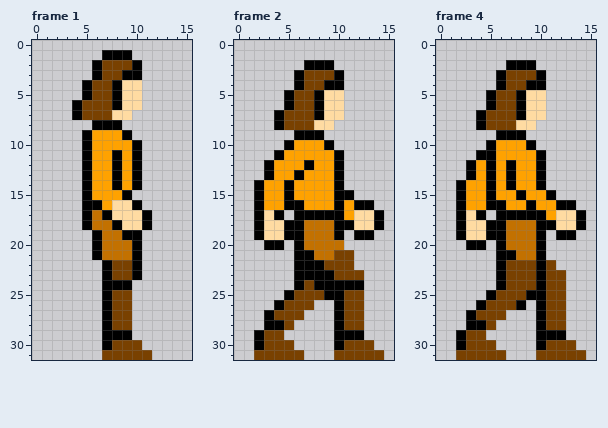
Pixel-art file, stored at Assets/SpriteSheets/player_walk.aseprite. That is the earlier state.
16x32 pixels, 4 frames. Shown: frame 1, frame 2, frame 4. The commit also changed other frames, which this record leaves out.
The same view after the edit:
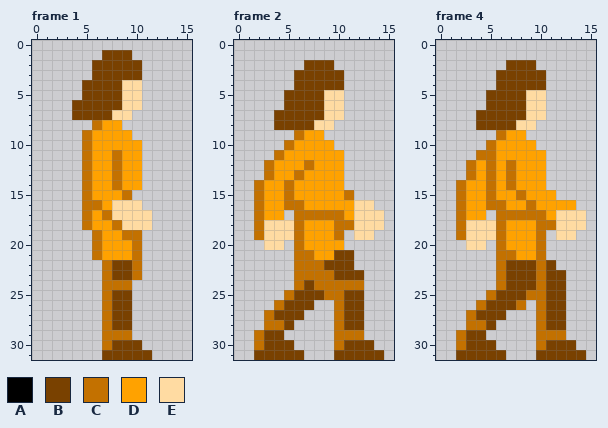
Palette (. is transparent): A #000000  B #794100  C #c37100  D #ffa200  E #ffdba2
What changed:
Changed rows in their new state; - is an unchanged pixel.
Frame 1:
first column x 4:
 1 ---BBB--
 2 --B---B-
 3 --B--BB-
 4 -B--B---
 5 -B--B---
 6 B---B---
 7 B-------
 8 --CDD---
 9 -C---D--
10 -C----D-
11 -C--C-D-
12 -C--C-D-
13 -C--C-D-
14 -C--C-D-
15 -C---C--
16 -CC---E-
17 -CDC---E
18 -CDDC--E
19 --CDDCC-
20 --CDDDC-
21 --CDDDC-
22 ---C--C-
23 ---C--C-
24 ---CCC--
25 ---C----
26 ---C----
27 ---C----
28 ---C----
29 ---CCC--
30 ---C----
Frame 2:
first column x 2:
 2 -----BBB-----
 3 ----B---B----
 4 ----B--BB----
 5 ---B--B------
 6 ---B--B------
 7 --B---B------
 8 --B----------
 9 ----CDD------
10 ---C---D-----
11 --C-----D----
12 -C---C--D----
13 -C--C---D----
14 C--C----D----
15 C--C----DC---
16 C--CC---D-EE-
17 CDD-CCCCC---E
18 C--ECDDDCC--E
19 C--ECDDDC-EE-
20 -EE-CDDDD----
21 ----CCDD-----
22 ----CCC------
23 ----CCCC-----
24 ----C-CCCCC--
25 ---C---CC----
26 --C-----C----
27 -C------C----
28 -CC-----C----
29 C-------CCC--
30 C-------C----
Frame 4:
first column x 2:
 2 -----BBB-----
 3 ----B---B----
 4 ----B--BB----
 5 ---B--B------
 6 ---B--B------
 7 --B---B------
 8 --B----------
 9 ----CDD------
10 ---C---D-----
11 --CC----D----
12 -C-C-C--D----
13 -C-C-C--D----
14 C--C-C--D----
15 C--C--C--D---
16 C--CC--C--DD-
17 CDD-CCCCC---E
18 C--ECDDDCC--E
19 C--ECDDDC-EE-
20 -EE-CDDDC----
21 ----CCDDC----
22 ----C---C----
23 ----C---C----
24 ----C---C----
25 ---C---CC----
26 --C---C-C----
27 -C------C----
28 -CC-----C----
29 C-------CCC--
30 C-------C----
Where, in picture pixels (left, top, right, bottom), the same in both pictures:
changed: (72, 50, 152, 350)
changed: (254, 60, 384, 350)
changed: (456, 60, 586, 350)
